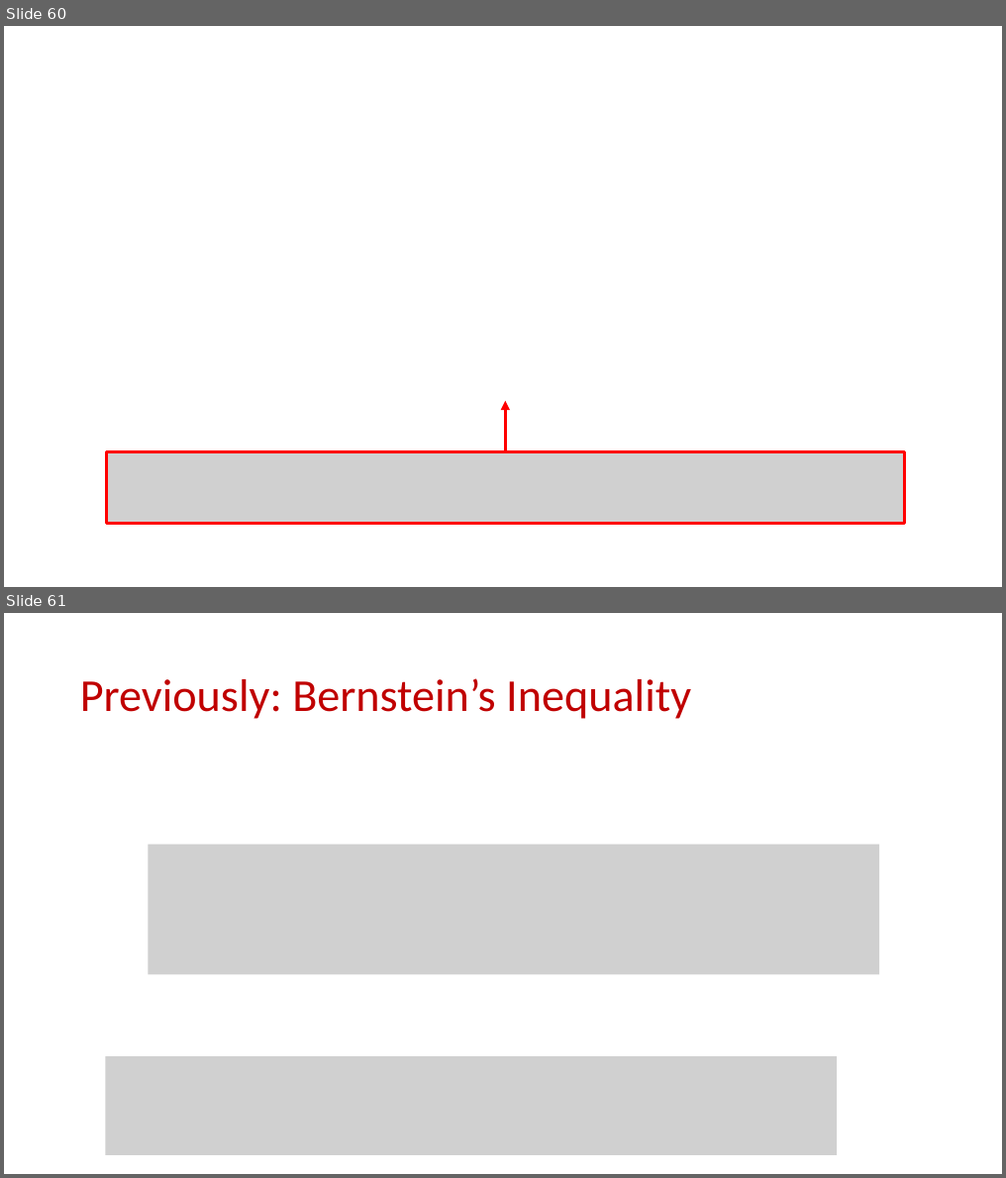
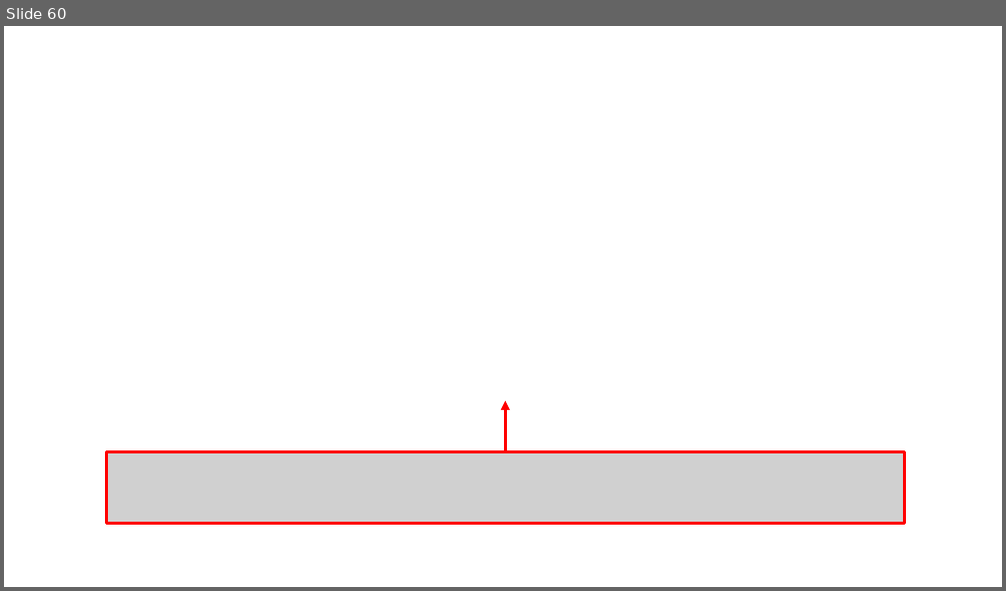
Before and after one commit to samsonzhou/samsonzhou.github.io, a slide deck: CSCE658-S24/L11.pptx. Shown one above the other, each under a label of ours: slides 60 and 61 before the commit, slide 60 after it. The pictures are 1006x1178 and 1006x591 pixels, drawn with LibreOffice and Linux fonts; fonts in the diff are those of the drawing; grey boxes stand for pictures. Boxes give left, top, right and bottom in pixels: in the first picture for what was removed or moved away, otherwise in the second. Text is boxed around its words. In the diff, an @@ line names an element or a change of style, - is before the commit and + after.

```diff
--- a/CSCE658-S24/L11.pptx
+++ b/CSCE658-S24/L11.pptx
@@ slide 61 removed at (4, 613, 1002, 1174), background #FFFFFF @@
@@ title removed at (80, 678, 691, 719) @@
-Previously: Bernstein’s Inequality
@@ picture removed at (148, 845, 879, 974) @@
@@ picture removed at (105, 1057, 837, 1156) @@
```
Also in this commit, not shown: 34 other slides removed, 3 other files.
